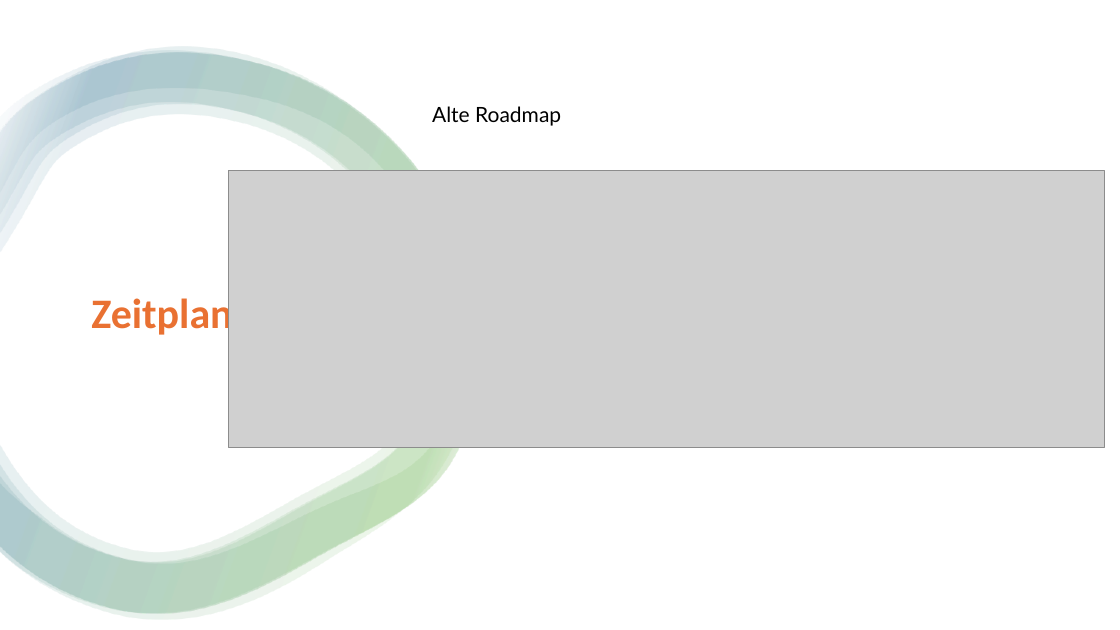
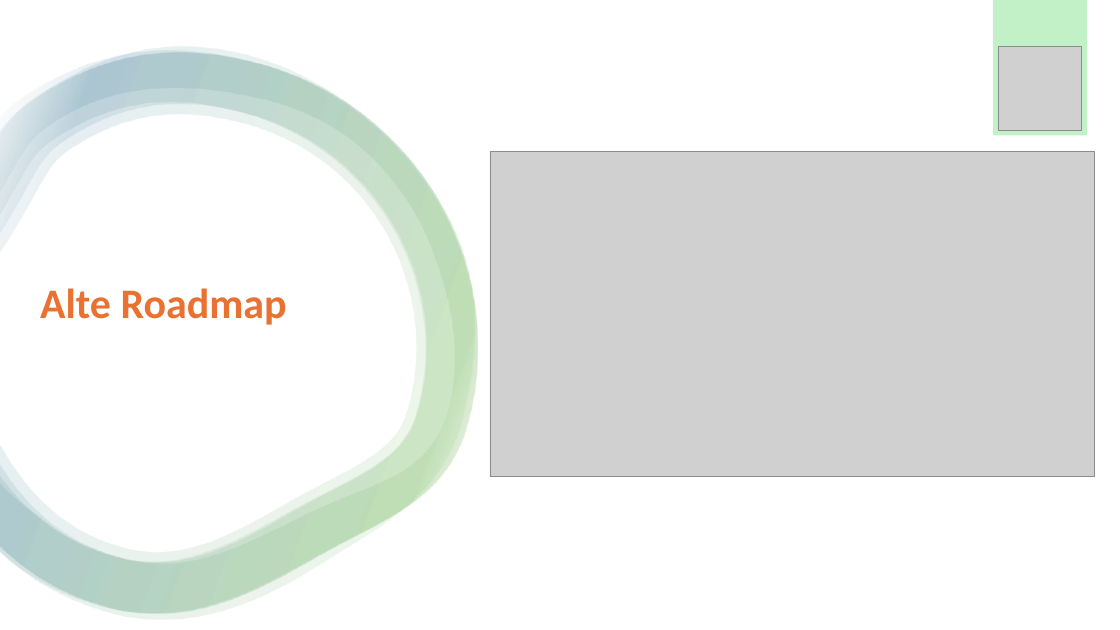
Before and after one commit to Emele-bzra/project-modul431, a slide deck: slide 14 of Material/präsentation_slarachare_games.pptx. Drawn at 1120x630 pixels with LibreOffice and Linux fonts; fonts in the diff are those of the drawing; grey boxes stand for pictures. Boxes give left, top, right and bottom in pixels: in the first picture for what was removed or moved away, otherwise in the second. Text is boxed around its words. In the diff, an @@ line names an element or a change of style, - is before the commit and + after.

Commit message:
Neuste Änderung +mit neuen Icons und Format

```diff
--- a/Material/präsentation_slarachare_games.pptx
+++ b/Material/präsentation_slarachare_games.pptx
@@ rectangle added at <box>993,0,1087,135</box>, fill #C2F1C8 @@
@@ picture added at <box>998,47,1082,131</box> @@
@@ picture: place and size @@
-picture at <box>229,171,1105,448</box>
+picture at <box>490,151,1094,477</box>
@@ picture removed at <box>578,256,1019,448</box> @@
@@ text "Alte Roadmap": place and size @@
-text "Alte Roadmap" at <box>432,106,561,126</box>
+text "Alte Roadmap" at <box>40,288,287,325</box>
@@ text "Alte Roadmap" at <box>40,288,287,325</box>: size 18 to 36 pt, font Lato to Calibri, text colour #000000 to #E97132, bold on @@
@@ title removed at <box>91,294,232,339</box> @@
-Zeitplan
```
Also in this commit, not shown: 17 other slides changed, 2 slides added.
